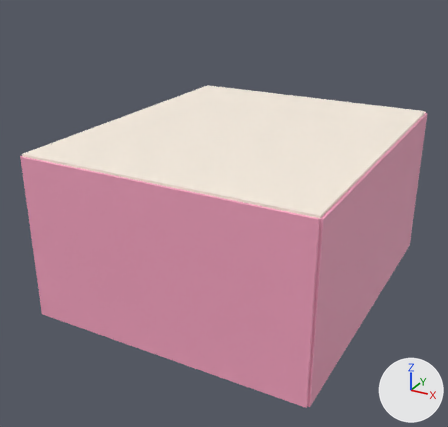
The FBX model Assets/Models/conveyor_room.fbx, before and after one commit.
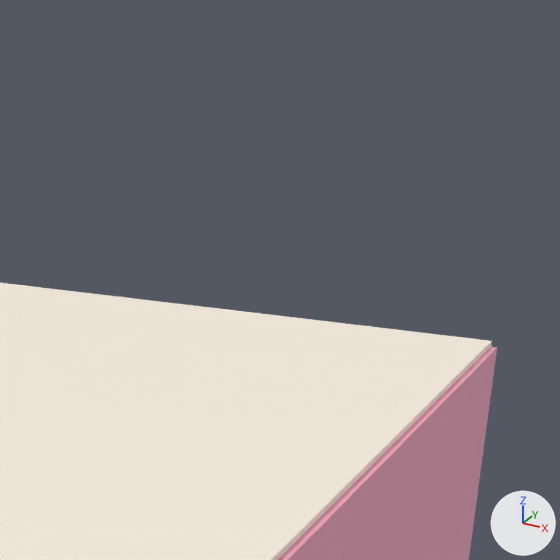
There are two pictures of each version: one whole from a 50 mm camera at (12.4, -24.7, 15.5) aimed at (-0.4, -1.4, 3.8), one close up on the part from 59% to 100% of the width and 0% to 43% of the height. The axes (+X, +Y, +Z) are drawn at lower right. The lights are the same throughout. Where no turn or scale is listed for an object, it has been applied to the vertices.

In view in the first close-up: 'Ceiling', 'Wall.004'.
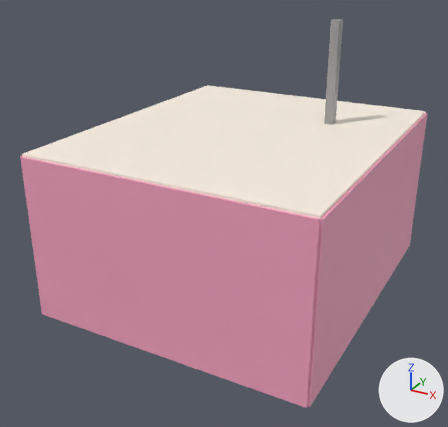
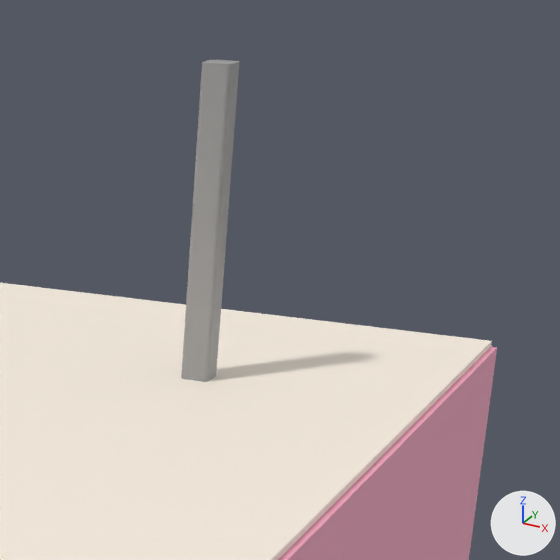
Diff of the bpy script that builds the scene:
```diff
--- a/Assets/Models/conveyor_room.fbx.py
+++ b/Assets/Models/conveyor_room.fbx.py
@@ mat_painter_pipe @@
+mat_painter_pipe = principled_material('Painter_Pipe')
+mat_painter_pipe.base_color = (0.33, 0.33, 0.33)  # grey #9b9b9b
@@ mat_painter_base @@
+mat_painter_base = principled_material('Painter_Base')
+mat_painter_base.base_color = (0.8, 0.525, 0.0)  # yellow #e7c000
@@ mat_painter_body @@
+mat_painter_body = principled_material('Painter_Body')
+mat_painter_body.base_color = (0.0957, 0.0957, 0.0957)  # dark grey #575757
@@ me_cube @@
+me_cube.from_pydata(...)  # 204 vertices, 220 faces; spans x -0.77..0.82, y -0.8..0.8, z -0.63..10.44
+# faces by material slot: [92, 103, 25]
+me_cube.materials.append(mat_painter_base)  # yellow #e7c000
+me_cube.materials.append(mat_painter_body)  # dark grey #575757
+me_cube.materials.append(mat_painter_pipe)  # grey #9b9b9b
@@ ob_painter_machine @@
+ob_painter_machine = bpy.data.objects.new('Painter_Machine', me_cube)
+ob_painter_machine.location = (2.92, 3.02, 1.83)
```

Where the change shows, as pixel boxes (x1, y1, x2, y2) in the close-ups (560 x 560 px):
'Painter_Machine', added: after (181, 60, 239, 382)
